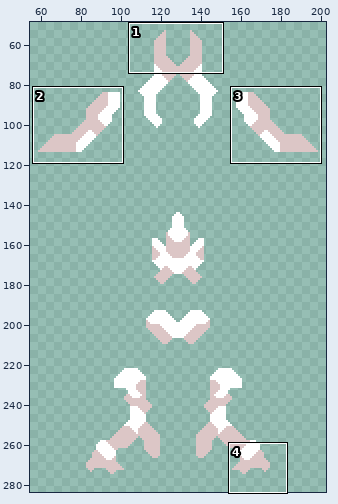
Two versions of one sprite sheet, sprites/units/mycena/armillaria-boat-cell.png. Above: a wide view before the commit, with the close-up outlined.
Close-up. First the earlier version:
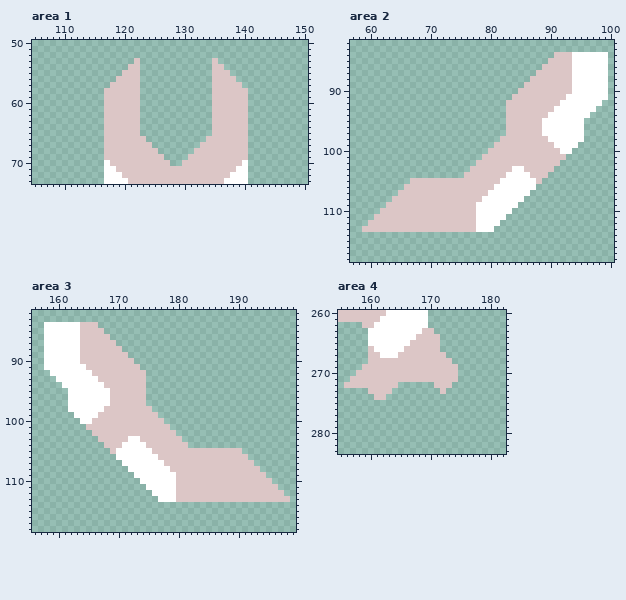
The file is 258x385 pixels. Shown: area 1: x 105..150, y 50..73; area 2: x 57..100, y 82..118; area 3: x 156..199, y 82..118; area 4: x 155..182, y 260..283. The old version is drawn lined up with the new one, on the new canvas. The wide view leaves out empty margins. The commit also changed other parts of the picture, which this record leaves out.
Now the later version:
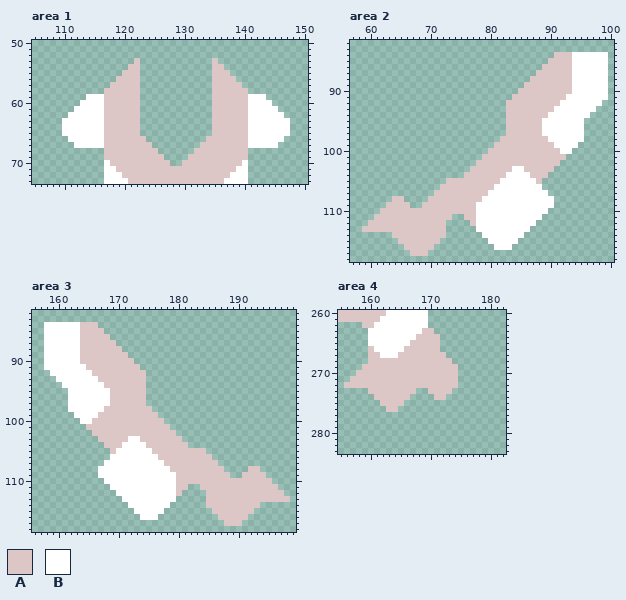
Palette (. is transparent): A #dcc6c6  B #ffffff
The edit:
canvas 258x385 -> 258x452
--- area 1
@@ x 105..150 @@
 58 ............AAAAAA............AAAAAA..........
-59 ............AAAAAA............AAAAAA..........
-60 ............AAAAAA............AAAAAA..........
-61 ............AAAAAA............AAAAAA..........
-62 ............AAAAAA............AAAAAA..........
-63 ............AAAAAA............AAAAAA..........
-64 ............AAAAAA............AAAAAA..........
-65 ............AAAAAA............AAAAAA..........
-66 ............AAAAAAA..........AAAAAAA..........
-67 ............AAAAAAAA........AAAAAAAA..........
+59 .........BBBAAAAAA............AAAAAABBB.......
+60 ........BBBBAAAAAA............AAAAAABBBB......
+61 .......BBBBBAAAAAA............AAAAAABBBBB.....
+62 ......BBBBBBAAAAAA............AAAAAABBBBBB....
+63 .....BBBBBBBAAAAAA............AAAAAABBBBBBB...
+64 .....BBBBBBBAAAAAA............AAAAAABBBBBBB...
+65 .....BBBBBBBAAAAAA............AAAAAABBBBBBB...
+66 ......BBBBBBAAAAAAA..........AAAAAAABBBBBB....
+67 .......BBBBBAAAAAAAA........AAAAAAAABBBBB.....
 68 ............AAAAAAAAA......AAAAAAAAA..........
--- area 2
@@ x 57..100 @@
 104 ...................AAAAAAABBBBAAA...........
-105 ..........AAAAAAAAAAAAAAABBBBBBA............
-106 .........AAAAAAAAAAAAAAABBBBBBB.............
-107 ........AAAAAAAAAAAAAAABBBBBBB..............
-108 .......AAAAAAAAAAAAAAABBBBBBB...............
-109 ......AAAAAAAAAAAAAAABBBBBBB................
-110 .....AAAAAAAAAAAAAAAABBBBBB.................
-111 ....AAAAAAAAAAAAAAAAABBBBB..................
-112 ...AAAAAAAAAAAAAAAAAABBBB...................
-113 ..AAAAAAAAAAAAAAAAAAABBB....................
-114 ............................................
-115 ............................................
-116 ............................................
-117 ............................................
+105 ................AAAAAAAAABBBBBBA............
+106 ...............AAAAAAAAABBBBBBBB............
+107 ..............AAAAAAAAABBBBBBBBBB...........
+108 .......AA....AAAAAAAAABBBBBBBBBBBB..........
+109 ......AAAA..AAAAAAAAABBBBBBBBBBBBB..........
+110 .....AAAAAAAAAAAAAAAABBBBBBBBBBBB...........
+111 ....AAAAAAAAAAAAA..AABBBBBBBBBBB............
+112 ...AAAAAAAAAAAAA....ABBBBBBBBBB.............
+113 ..AAAAAAAAAAAAAA.....BBBBBBBBB..............
+114 .......AAAAAAAAA......BBBBBBB...............
+115 ........AAAAAAA........BBBBB................
+116 .........AAAAA..........BBB.................
+117 ..........AAA...............................
 118 ............................................
--- area 3
@@ x 156..199 @@
 104 ............AAABBBBAAAAAAA..................
-105 .............ABBBBBBAAAAAAAAAAAAAAA.........
-106 ..............BBBBBBBAAAAAAAAAAAAAAA........
-107 ...............BBBBBBBAAAAAAAAAAAAAAA.......
-108 ................BBBBBBBAAAAAAAAAAAAAAA......
-109 .................BBBBBBBAAAAAAAAAAAAAAA.....
-110 ..................BBBBBBAAAAAAAAAAAAAAAA....
-111 ...................BBBBBAAAAAAAAAAAAAAAAA...
-112 ....................BBBBAAAAAAAAAAAAAAAAAA..
-113 .....................BBBAAAAAAAAAAAAAAAAAAA.
-114 ............................................
-115 ............................................
-116 ............................................
-117 ............................................
+105 .............ABBBBBBAAAAAAAAA...............
+106 .............BBBBBBBBAAAAAAAAA..............
+107 ............BBBBBBBBBBAAAAAAAAA.............
+108 ...........BBBBBBBBBBBBAAAAAAAAA....AA......
+109 ...........BBBBBBBBBBBBBAAAAAAAAA..AAAA.....
+110 ............BBBBBBBBBBBBAAAAAAAAAAAAAAAA....
+111 .............BBBBBBBBBBBAA..AAAAAAAAAAAAA...
+112 ..............BBBBBBBBBBA....AAAAAAAAAAAAA..
+113 ...............BBBBBBBBB.....AAAAAAAAAAAAAA.
+114 ................BBBBBBB......AAAAAAAAA......
+115 .................BBBBB........AAAAAAA.......
+116 ..................BBB..........AAAAA........
+117 ................................AAA.........
 118 ............................................
--- area 4
@@ x 160..176 @@
 271 AAAAAAAAAAAAAAA..
-272 AAAAA......AAA...
-273 AAAA........A....
-274 .AA..............
-275 .................
-276 .................
+272 AAAAAAAAAAAAAAA..
+273 AAAAAAAA..AAAA...
+274 .AAAAAA....AA....
+275 ..AAAA...........
+276 ...AA............
 277 .................
Boxes around the changes in both close-ups, in picture pixels (x1, y1, x2, y2):
added: (62, 94, 104, 148)
added: (248, 94, 290, 148)
changed: (392, 178, 554, 256)
changed: (98, 448, 260, 526)
added: (380, 382, 458, 412)
